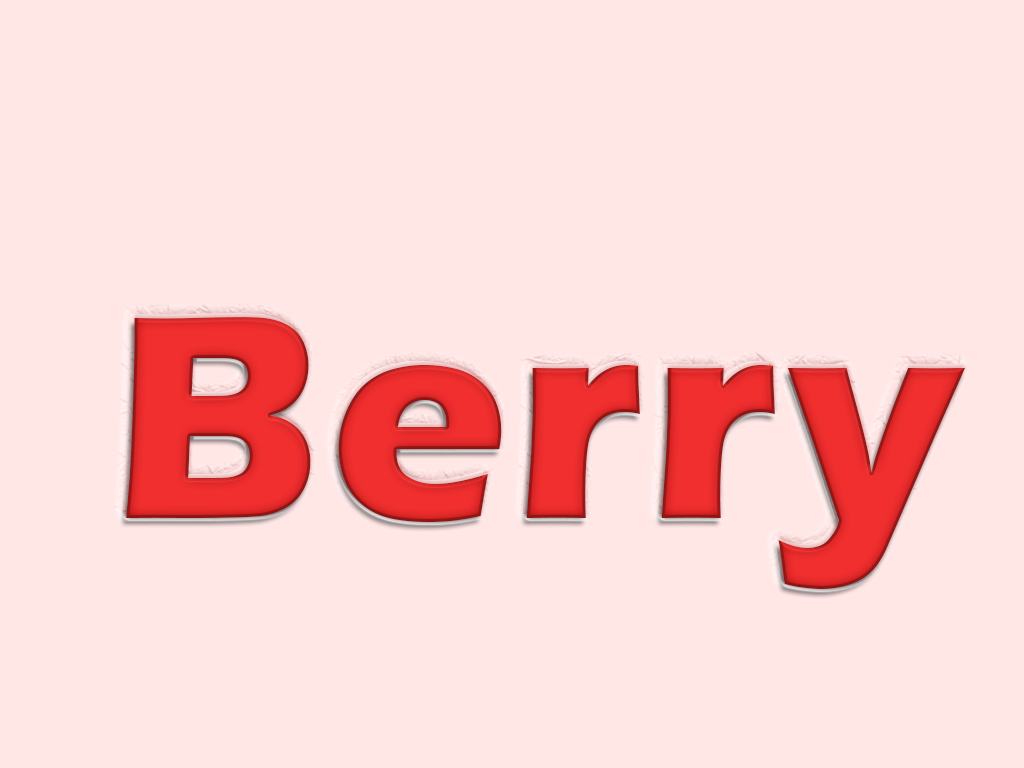
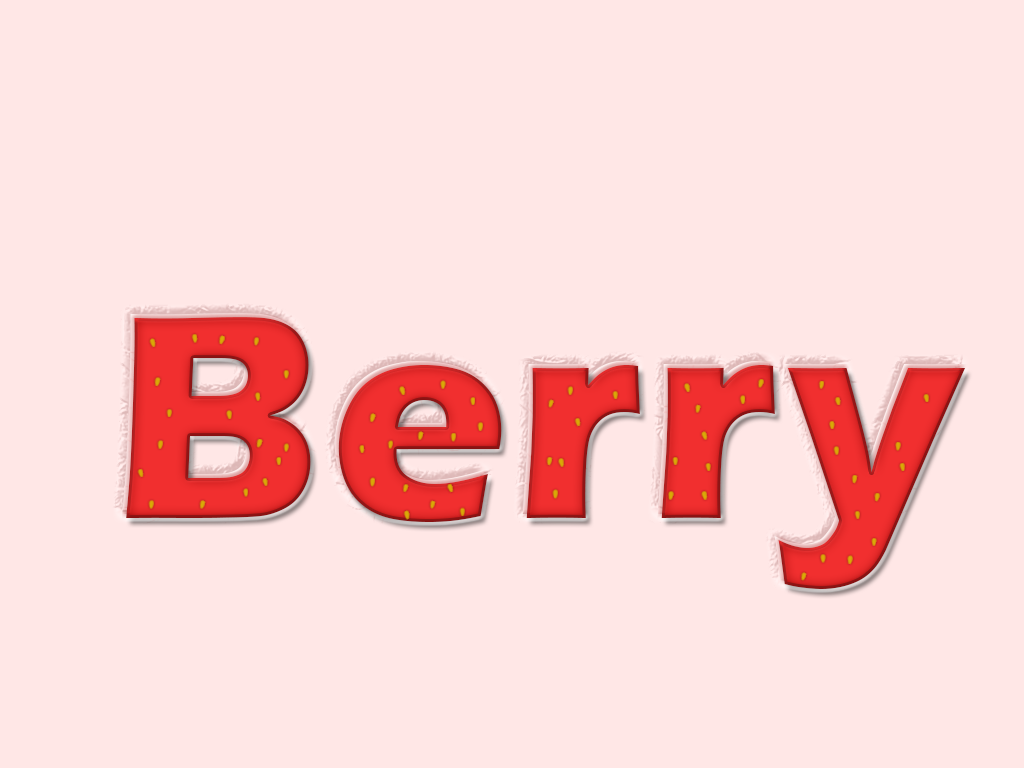
Layered file, before and after one edit (1024 × 768). Changes by layer:
added layer "Семена копия" above "Семена" over (137, 333, 930, 581)
added layer "Семена" above "Berry копия" over (137, 333, 930, 581)